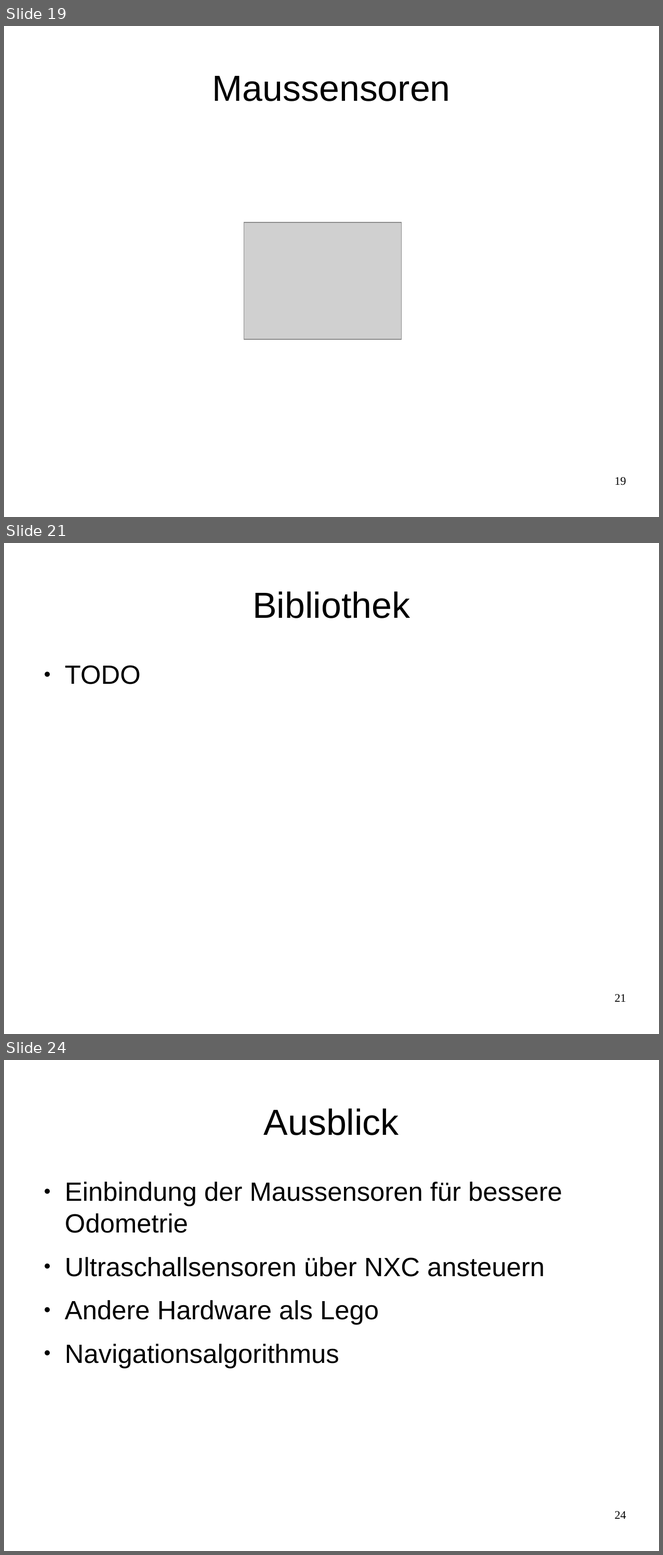
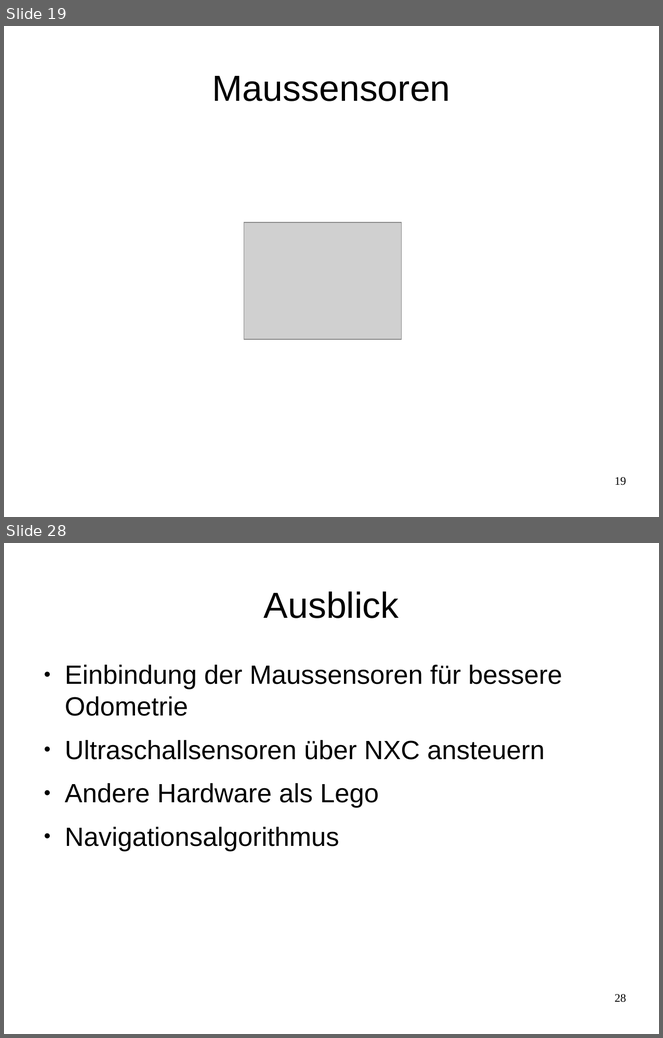
Before and after one commit to Smart-Minotaur/nxt_minotaur, a slide deck: doc/Präsentation.odp. Shown one above the other, each under a label of ours: slides 19, 21 and 24 before the commit, slides 19 and 28 after it; the slides between them are not shown. The pictures are 663x1555 and 663x1038 pixels, drawn with LibreOffice and Linux fonts; fonts in the diff are those of the drawing; grey boxes stand for pictures. Boxes give left, top, right and bottom in pixels: in the first picture for what was removed or moved away, otherwise in the second. Text is boxed around its words. In the diff, an @@ line names an element or a change of style, - is before the commit and + after.

```diff
--- a/doc/Präsentation.odp
+++ b/doc/Präsentation.odp
@@ slide 21 removed at [4, 543, 659, 1034], background #FFFFFF @@
@@ title removed at [253, 591, 410, 618] @@
-Bibliothek
@@ text removed at [65, 665, 141, 684] @@
-● TODO
@@ page number removed at [615, 994, 626, 1002] @@
-21
@@ what was slide 24 is now slide 28 @@
@@ page number at [615, 994, 626, 1003]: text changed @@
-24
+28
```
Also in this commit, not shown: 1 slide changed, 7 slides added, 2 other slides removed, 1 other file.
